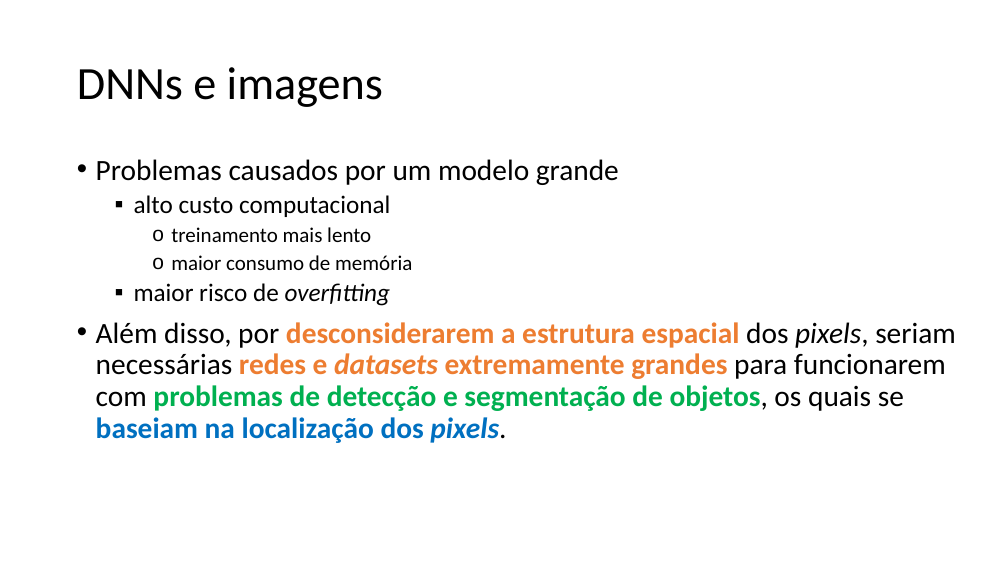
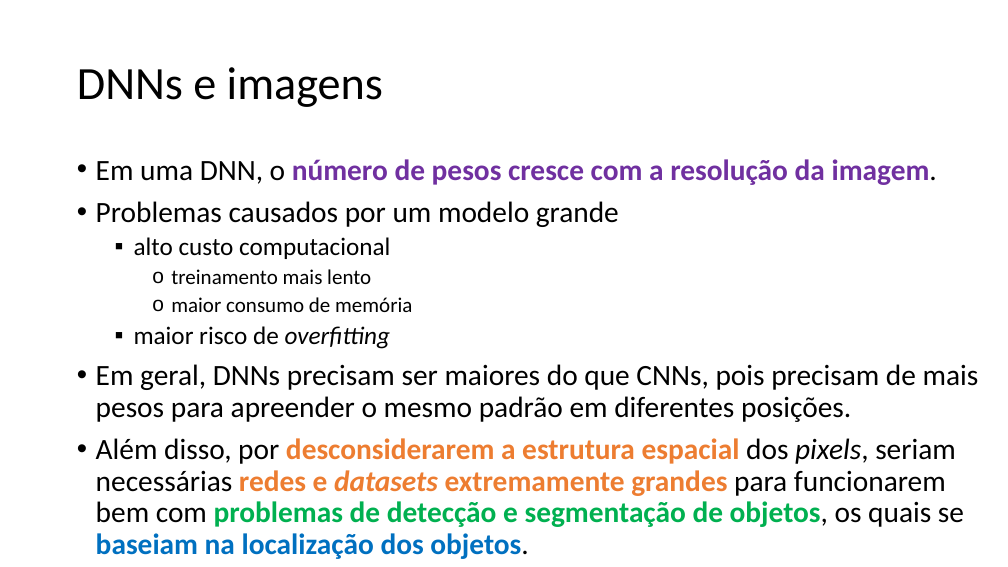
Before and after one commit to zz4fap/c24_inteligencia_artificial, a slide deck: slide 11 of slides/C24_CNN.pptx. Drawn at 1008x567 pixels with LibreOffice and Linux fonts; fonts in the diff are those of the drawing. Boxes give left, top, right and bottom in pixels: in the first picture for what was removed or moved away, otherwise in the second. Text is boxed around its words. In the diff, an @@ line names an element or a change of style, - is before the commit and + after.

Commit message:
update of slides

```diff
--- a/slides/C24_CNN.pptx
+++ b/slides/C24_CNN.pptx
@@ text at bbox=[96, 159, 937, 185]: paragraph added @@
+• Em uma DNN, o número de pesos cresce com a resolução da imagem.
@@ text at bbox=[96, 364, 979, 559]: text changed; bold off @@
-• Além disso, por desconsiderarem a estrutura espacial dos pixels, seriam necessárias redes e datasets extremamente grandes para funcionarem com problemas de detecção e segmentação de objetos, os quais se baseiam na localização dos pixels.
+• Em geral, DNNs precisam ser maiores do que CNNs, pois precisam de mais pesos para apreender o mesmo padrão em diferentes posições.
+• Além disso, por desconsiderarem a estrutura espacial dos pixels, seriam necessárias redes e datasets extremamente grandes para funcionarem bem com problemas de detecção e segmentação de objetos, os quais se baseiam na localização dos objetos.
```
Also in this commit, not shown: 19 other slides changed, 1 other file.
